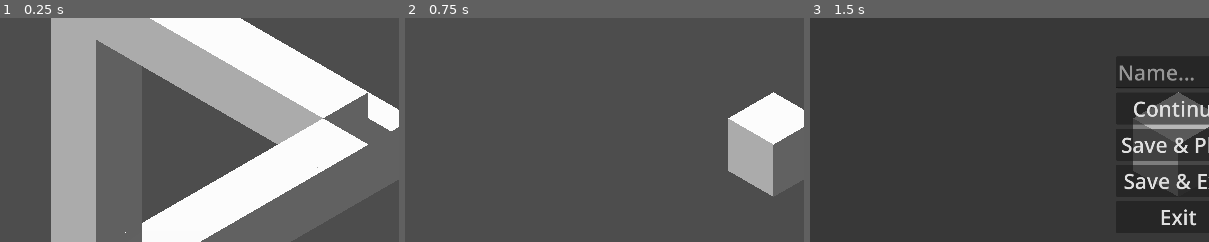
Above: before the commit, frames 1-3 (left to right).
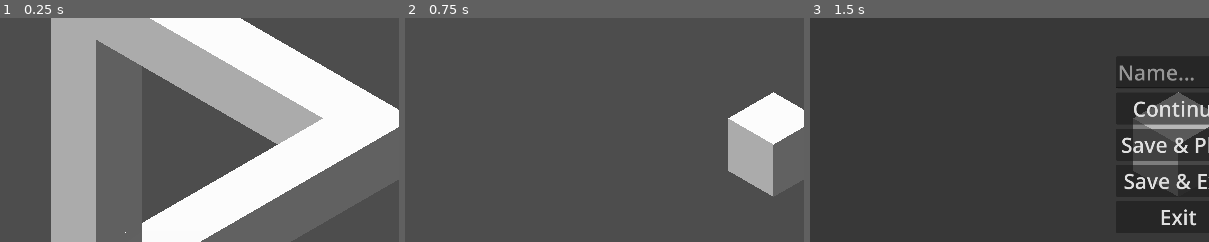
Above: after the commit, the same moments.

Repository: hangmanonbenzene/small_canyon
Game: Godot game, scene res://app/main/main.tscn
Same seed, same stepped clock (60 frames per second), same inputs: the game is played once before the commit and once after it.
Inputs:
- Up to frame 1 (0.25 s): no input
- Up to frame 2 (0.75 s): click "New Level" at 0.5 s
- Up to frame 3 (1.5 s): click "X" at 1.25 s
The pictures show only the part of the screen within x 4-54%, y 22-72%; the shares and areas given below are measured in that part.

The runs differ from the first frame. In frame 1, 1.6% of the frame differs, in the area x 79-98%, y 33-67%; in frame 2, nothing differs; in frame 3, nothing differs.

Commit message:
clean up

Diff:
--- a/app/blocks/cube.tscn
+++ b/app/blocks/cube.tscn
@@ -1,7 +1,7 @@
 [gd_scene load_steps=4 format=3 uid="uid://64ira8a8ohu3"]
 
 [ext_resource type="Script" uid="uid://cux5yoykv4hfm" path="res://app/blocks/cube.gd" id="1_2824d"]
-[ext_resource type="ArrayMesh" uid="uid://ctoa5osm25at1" path="res://app/meshes/cube_side.obj" id="1_cv53l"]
+[ext_resource type="ArrayMesh" uid="uid://ctoa5osm25at1" path="res://app/meshes/cubic/cube_side.obj" id="1_cv53l"]
 
 [sub_resource type="BoxShape3D" id="BoxShape3D_2824d"]
 size = Vector3(0.5, 0.5, 0.5)
--- a/app/main/3d_world/main_menu.tscn
+++ b/app/main/3d_world/main_menu.tscn
@@ -1,13 +1,11 @@
-[gd_scene load_steps=7 format=3 uid="uid://uu62cbh7lr68"]
+[gd_scene load_steps=6 format=3 uid="uid://uu62cbh7lr68"]
 
-[ext_resource type="ArrayMesh" uid="uid://fy8v0jjoo0iv" path="res://app/meshes/cube_half.obj" id="1_gf5b7"]
-[ext_resource type="ArrayMesh" uid="uid://ctoa5osm25at1" path="res://app/meshes/cube_side.obj" id="2_mjjyq"]
+[ext_resource type="ArrayMesh" uid="uid://fy8v0jjoo0iv" path="res://app/meshes/cubic/cube_half.obj" id="1_gf5b7"]
+[ext_resource type="ArrayMesh" uid="uid://ctoa5osm25at1" path="res://app/meshes/cubic/cube_side.obj" id="2_mjjyq"]
 
 [sub_resource type="BoxMesh" id="BoxMesh_3hrc4"]
 
 [sub_resource type="StandardMaterial3D" id="StandardMaterial3D_3hrc4"]
-
-[sub_resource type="BoxMesh" id="BoxMesh_uttb8"]
 
 [sub_resource type="StandardMaterial3D" id="StandardMaterial3D_4its8"]
 
@@ -97,12 +95,6 @@
 skeleton = NodePath("")
 surface_material_override/0 = SubResource("StandardMaterial3D_3hrc4")
 
-[node name="MeshInstance3D18" type="MeshInstance3D" parent="."]
-transform = Transform3D(4.371139e-08, -3.821371e-15, 1, -8.742278e-08, -1, 0, 1, -8.742278e-08, -4.371139e-08, 2, 3, 3)
-mesh = SubResource("BoxMesh_uttb8")
-skeleton = NodePath("")
-surface_material_override/0 = SubResource("StandardMaterial3D_3hrc4")
-
 [node name="MeshInstance3D2" type="MeshInstance3D" parent="."]
 transform = Transform3D(1, 0, 0, 0, 1, 0, 0, 0, 1, -3, -3, -1)
 mesh = SubResource("BoxMesh_3hrc4")
@@ -122,13 +114,13 @@
 surface_material_override/0 = SubResource("StandardMaterial3D_3hrc4")
 
 [node name="MeshInstance3D19" type="MeshInstance3D" parent="."]
-transform = Transform3D(-4.371139e-08, 0, 1, 0, 1, 0, -1, 0, -4.371139e-08, 3, 3.5, 3)
+transform = Transform3D(1.9106855e-15, 1, -4.371139e-08, -1, 1.9106855e-15, 0, 0, 4.371139e-08, 1, 2, 3, 3)
 mesh = ExtResource("1_gf5b7")
 skeleton = NodePath("../..")
 surface_material_override/0 = SubResource("StandardMaterial3D_4its8")
 
 [node name="MeshInstance3D20" type="MeshInstance3D" parent="."]
-transform = Transform3D(1, 0, 0, 0, 1, 0, 0, 0, 1, 3, 3.5, 4)
+transform = Transform3D(1, 0, 0, 0, 1, 0, 0, 0, 1, 2, 3.5, 3)
 mesh = ExtResource("2_mjjyq")
 skeleton = NodePath("../..")
 surface_material_override/0 = SubResource("StandardMaterial3D_4its8")
--- a/app/meshes/mesh_test.tscn
+++ b/app/meshes/mesh_test.tscn
@@ -1,21 +1,21 @@
 [gd_scene load_steps=18 format=3 uid="uid://n3qejc5dgf0o"]
 
-[ext_resource type="ArrayMesh" uid="uid://ctoa5osm25at1" path="res://app/meshes/cube_side.obj" id="1_rxi85"]
-[ext_resource type="ArrayMesh" uid="uid://fy8v0jjoo0iv" path="res://app/meshes/cube_half.obj" id="2_mqt8o"]
-[ext_resource type="ArrayMesh" uid="uid://c1cbixoey8t1j" path="res://app/meshes/quarter_circle.obj" id="3_5naep"]
-[ext_resource type="ArrayMesh" uid="uid://bi3b055lvwpm5" path="res://app/meshes/quarter_circle_cut.obj" id="4_4jo4u"]
-[ext_resource type="ArrayMesh" uid="uid://12f05jidkhiw" path="res://app/meshes/quarter_circle_big_ramp.obj" id="5_psgld"]
-[ext_resource type="ArrayMesh" uid="uid://drdy8nulljevh" path="res://app/meshes/quarter_circle_cut_ramp.obj" id="5_tfipa"]
-[ext_resource type="ArrayMesh" uid="uid://t8md3u4wv70i" path="res://app/meshes/quarter_circle_ramp.obj" id="6_753wf"]
+[ext_resource type="ArrayMesh" uid="uid://ctoa5osm25at1" path="res://app/meshes/cubic/cube_side.obj" id="1_rxi85"]
+[ext_resource type="ArrayMesh" uid="uid://fy8v0jjoo0iv" path="res://app/meshes/cubic/cube_half.obj" id="2_mqt8o"]
+[ext_resource type="ArrayMesh" uid="uid://c1cbixoey8t1j" path="res://app/meshes/round/quarter_circle.obj" id="3_5naep"]
+[ext_resource type="ArrayMesh" uid="uid://bi3b055lvwpm5" path="res://app/meshes/round/quarter_circle_cut.obj" id="4_4jo4u"]
+[ext_resource type="ArrayMesh" uid="uid://12f05jidkhiw" path="res://app/meshes/round/quarter_circle_big_ramp.obj" id="5_psgld"]
+[ext_resource type="ArrayMesh" uid="uid://drdy8nulljevh" path="res://app/meshes/round/quarter_circle_cut_ramp.obj" id="5_tfipa"]
+[ext_resource type="ArrayMesh" uid="uid://t8md3u4wv70i" path="res://app/meshes/round/quarter_circle_ramp.obj" id="6_753wf"]
 [ext_resource type="Script" uid="uid://b7a3pufhsrshv" path="res://app/main/3d_world/camera_3d.gd" id="7_2nt13"]
-[ext_resource type="ArrayMesh" uid="uid://cyk4kkcbsrk7l" path="res://app/meshes/stairs.obj" id="7_753wf"]
-[ext_resource type="ArrayMesh" uid="uid://drn4ekaw7y0bn" path="res://app/meshes/quarter_circle_big_cut_ramp.obj" id="7_drawr"]
-[ext_resource type="ArrayMesh" uid="uid://dn2dkhwy81t2i" path="res://app/meshes/quarter_circle_bigger_ramp.obj" id="7_vafqu"]
-[ext_resource type="ArrayMesh" uid="uid://bmec6j6vctgsj" path="res://app/meshes/quarter_circle_big_cut.obj" id="10_c6td4"]
-[ext_resource type="ArrayMesh" uid="uid://xofktvwt5ge3" path="res://app/meshes/quarter_circle_big.obj" id="11_vm7af"]
-[ext_resource type="ArrayMesh" uid="uid://b3d4itgm05pax" path="res://app/meshes/quarter_circle_bigger.obj" id="13_tadwq"]
-[ext_resource type="ArrayMesh" uid="uid://vsa0ioxyl7sg" path="res://app/meshes/quarter_circle_bigger_cut_ramp.obj" id="14_sfw7i"]
-[ext_resource type="ArrayMesh" uid="uid://ds7044633p2sa" path="res://app/meshes/quarter_circle_bigger_cut.obj" id="15_pcbrv"]
+[ext_resource type="ArrayMesh" uid="uid://cyk4kkcbsrk7l" path="res://app/meshes/cubic/stairs.obj" id="7_753wf"]
+[ext_resource type="ArrayMesh" uid="uid://drn4ekaw7y0bn" path="res://app/meshes/round/quarter_circle_big_cut_ramp.obj" id="7_drawr"]
+[ext_resource type="ArrayMesh" uid="uid://dn2dkhwy81t2i" path="res://app/meshes/round/quarter_circle_bigger_ramp.obj" id="7_vafqu"]
+[ext_resource type="ArrayMesh" uid="uid://bmec6j6vctgsj" path="res://app/meshes/round/quarter_circle_big_cut.obj" id="10_c6td4"]
+[ext_resource type="ArrayMesh" uid="uid://xofktvwt5ge3" path="res://app/meshes/round/quarter_circle_big.obj" id="11_vm7af"]
+[ext_resource type="ArrayMesh" uid="uid://b3d4itgm05pax" path="res://app/meshes/round/quarter_circle_bigger.obj" id="13_tadwq"]
+[ext_resource type="ArrayMesh" uid="uid://vsa0ioxyl7sg" path="res://app/meshes/round/quarter_circle_bigger_cut_ramp.obj" id="14_sfw7i"]
+[ext_resource type="ArrayMesh" uid="uid://ds7044633p2sa" path="res://app/meshes/round/quarter_circle_bigger_cut.obj" id="15_pcbrv"]
 
 [sub_resource type="StandardMaterial3D" id="StandardMaterial3D_mqt8o"]
 
Not shown, removed: app/meshes/cube_half.obj.import
Not shown, removed: app/meshes/cube_side.obj.import
Renamed: app/meshes/cube_half.obj -> app/meshes/cubic/cube_half.obj
Not shown, added: app/meshes/cubic/cube_half.obj.import
Renamed: app/meshes/cube_side.obj -> app/meshes/cubic/cube_side.obj
Not shown, added: app/meshes/cubic/cube_side.obj.import
Renamed: app/meshes/stairs.obj -> app/meshes/cubic/stairs.obj
Not shown, added: app/meshes/cubic/stairs.obj.import
Not shown, removed: app/meshes/quarter_circle.obj.import
Not shown, removed: app/meshes/quarter_circle_big.obj.import
Not shown, removed: app/meshes/quarter_circle_big_cut.obj.import
Not shown, removed: app/meshes/quarter_circle_big_cut_ramp.obj.import
(and 33 more such lines)
